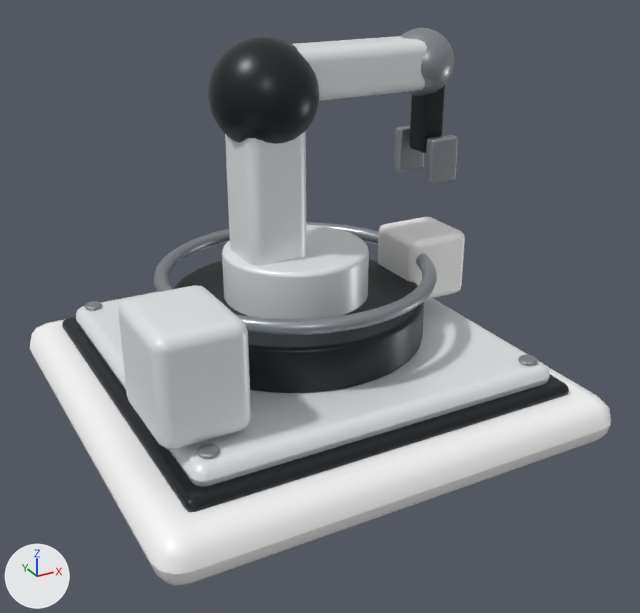
The Blender file models/assembler.blend, before and after one commit.
Before and after are seen from a camera (50 mm lens) standing at (-1.88, -3.66, 2.33) and looking at (0.03, -0.19, 0.59). Arrows for +X, +Y and +Z are at lower left; the lights stay in place. The older version comes first.

The scene before the commit, as lines of its bpy script (objects in view):
```python
me_cube_028 = bpy.data.meshes.new('Cube.028')
me_cube_028.from_pydata(...)  # 96 vertices, 98 faces; spans x -0.08..0.08, y -0.03..0.03, z -0.115..0.115
me_cube_028.materials.append(mat_brushed_silver)  # grey #99a0a6
me_cylinder_021 = bpy.data.meshes.new('Cylinder.021')
me_cylinder_021.from_pydata(...)  # 384 vertices, 338 faces; spans x -0.64..0.64, y -0.64..0.64, z -0.115..0.115
me_cylinder_021.materials.append(mat_graphite)  # dark grey #2c3035
me_sphere_002 = bpy.data.meshes.new('Sphere.002')
me_sphere_002.from_pydata(...)  # a UV sphere (32 segments, 16 rings, poles along z) spanning x -0.25..0.25, y -0.25..0.25, z -0.25..0.25
me_sphere_002.materials.append(mat_graphite)  # dark grey #2c3035
ob_claw_001 = bpy.data.objects.new('Claw.001', me_cube_028)
ob_claw_001.location = (0.75, 0.14, 1.22)
ob_elbow = bpy.data.objects.new('Elbow', me_sphere_002)
ob_elbow.location = (-0.15, 0.0, 1.6)
ob_turntable = bpy.data.objects.new('Turntable', me_cylinder_021)
ob_turntable.location = (0.0, 0.0, 0.49)
# also in view: 'Assembly block' at (0.75, 0.0, 0.65); 'Claw' at (0.75, -0.14, 1.22); 'Top plate' at (0.0, 0.0, 0.32); 'Recess' at (0.0, 0.0, 0.25); 'Gripper stem' at (0.75, 0.0, 1.43)
```
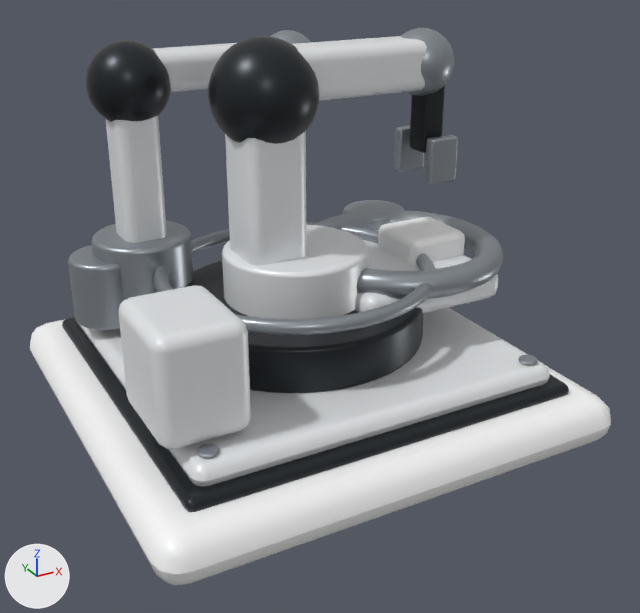
Patch to the scene script:
```diff
--- a/models/assembler.blend.py
+++ b/models/assembler.blend.py
@@ me_torus_008 @@
+me_torus_008.from_pydata(...)  # a torus around z (ring radius 0.48, tube radius 0.07) spanning x -0.55..0.55, y -0.55..0.55, z -0.067..0.067
+me_torus_008.materials.append(mat_brushed_silver)  # grey #99a0a6
@@ me_sphere_005 @@
+me_sphere_005.from_pydata(...)  # a UV sphere (32 segments, 16 rings, poles along z) spanning x -0.15..0.15, y -0.15..0.15, z -0.15..0.15
+me_sphere_005.materials.append(mat_brushed_silver)  # grey #99a0a6
@@ me_cube_042 @@
+me_cube_042.from_pydata(...)  # 96 vertices, 98 faces; spans x -0.4..0.4, y -0.1..0.1, z -0.1..0.1
+me_cube_042.materials.append(mat_porcelain)  # white #eaecef
@@ me_sphere_004 @@
+me_sphere_004.from_pydata(...)  # a UV sphere (32 segments, 16 rings, poles along z) spanning x -0.2..0.2, y -0.2..0.2, z -0.2..0.2
+me_sphere_004.materials.append(mat_graphite)  # dark grey #2c3035
@@ me_cube_041 @@
+me_cube_041.from_pydata(...)  # 96 vertices, 98 faces; spans x -0.11..0.11, y -0.125..0.125, z -0.4..0.4
+me_cube_041.materials.append(mat_porcelain)  # white #eaecef
@@ me_cylinder_033 @@
+me_cylinder_033.from_pydata(...)  # 384 vertices, 338 faces; spans x -0.25..0.25, y -0.25..0.25, z -0.15..0.15
+me_cylinder_033.materials.append(mat_brushed_silver)  # grey #99a0a6
@@ me_cube_040 @@
+me_cube_040.from_pydata(...)  # 96 vertices, 98 faces; spans x -0.4..0.4, y -0.45..0.45, z -0.08..0.08
+me_cube_040.materials.append(mat_porcelain)  # white #eaecef
@@ me_cylinder_032 @@
+me_cylinder_032.from_pydata(...)  # 384 vertices, 338 faces; spans x -0.18..0.18, y -0.18..0.18, z -0.175..0.175
+me_cylinder_032.materials.append(mat_brushed_silver)  # grey #99a0a6
@@ ob_l3_cradle @@
+ob_l3_cradle = bpy.data.objects.new('L3_Cradle', me_torus_008)
+ob_l3_cradle.location = (0.6, 0.0, 0.72)
@@ ob_l3_wrist @@
+ob_l3_wrist = bpy.data.objects.new('L3_Wrist', me_sphere_005)
+ob_l3_wrist.location = (0.25, 0.55, 1.65)
@@ ob_l3_armupper @@
+ob_l3_armupper = bpy.data.objects.new('L3_ArmUpper', me_cube_042)
+ob_l3_armupper.location = (-0.2, 0.55, 1.65)
@@ ob_l3_elbow @@
+ob_l3_elbow = bpy.data.objects.new('L3_Elbow', me_sphere_004)
+ob_l3_elbow.location = (-0.6, 0.55, 1.6)
@@ ob_l3_armlower @@
+ob_l3_armlower = bpy.data.objects.new('L3_ArmLower', me_cube_041)
+ob_l3_armlower.location = (-0.6, 0.55, 1.18)
@@ ob_l3_armbase @@
+ob_l3_armbase = bpy.data.objects.new('L3_ArmBase', me_cylinder_033)
+ob_l3_armbase.location = (-0.6, 0.55, 0.7)
@@ ob_l2_worktable @@
+ob_l2_worktable = bpy.data.objects.new('L2_Worktable', me_cube_040)
+ob_l2_worktable.location = (0.55, 0.0, 0.62)
@@ ob_l2_spool0_8 @@
+ob_l2_spool0_8 = bpy.data.objects.new('L2_Spool0.8', me_cylinder_032)
+ob_l2_spool0_8.location = (0.8, 0.55, 0.6)
@@ ob_l2_spool_0_8 @@
+ob_l2_spool_0_8 = bpy.data.objects.new('L2_Spool-0.8', me_cylinder_032.copy())
+ob_l2_spool_0_8.location = (-0.8, 0.55, 0.6)
```

Pixel boxes (x1, y1, x2, y2) of what changed, in the pictures (640 x 613 px):
'L3_ArmLower', added: after (106, 116, 167, 243)
'L3_Cradle', added: after (313, 210, 504, 299)
'L3_Elbow', added: after (86, 40, 171, 122)
'L3_ArmBase', added: after (92, 221, 194, 301)
'L2_Spool-0.8', added: after (68, 245, 123, 330)
'L2_Worktable', added: after (355, 230, 498, 314)
'L3_ArmUpper', added: after (153, 43, 236, 92)
'L2_Spool0.8', added: after (343, 200, 404, 230)
'L3_Wrist', added: after (271, 30, 310, 44)
